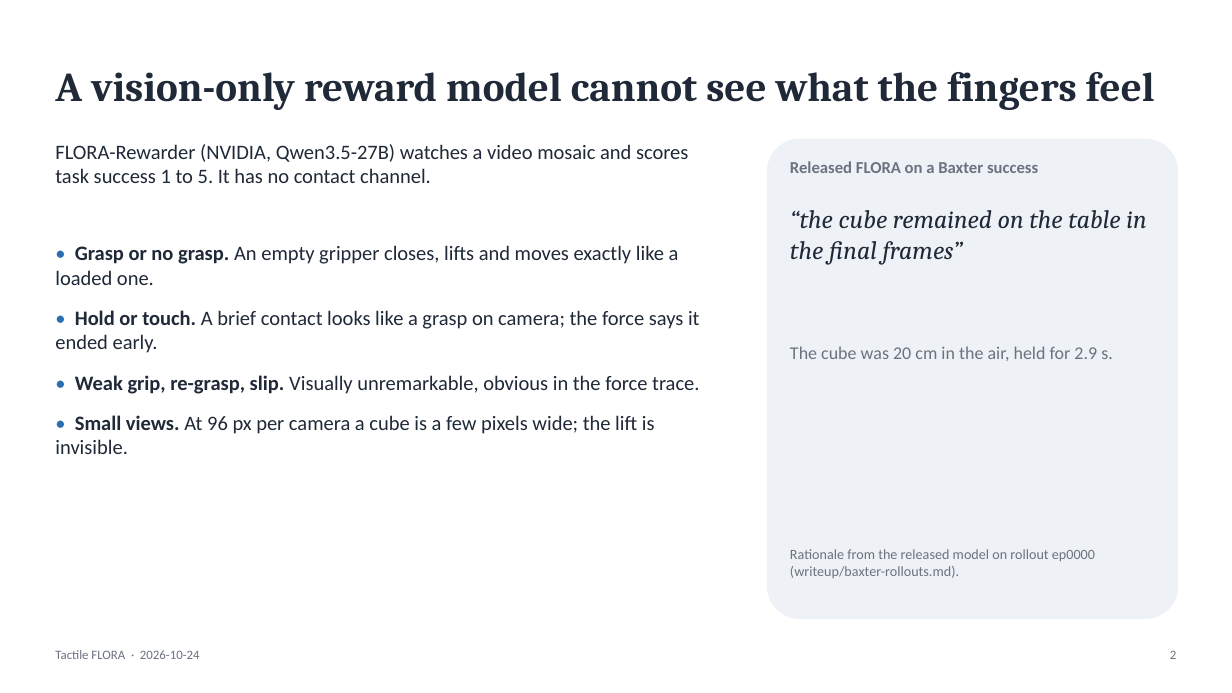
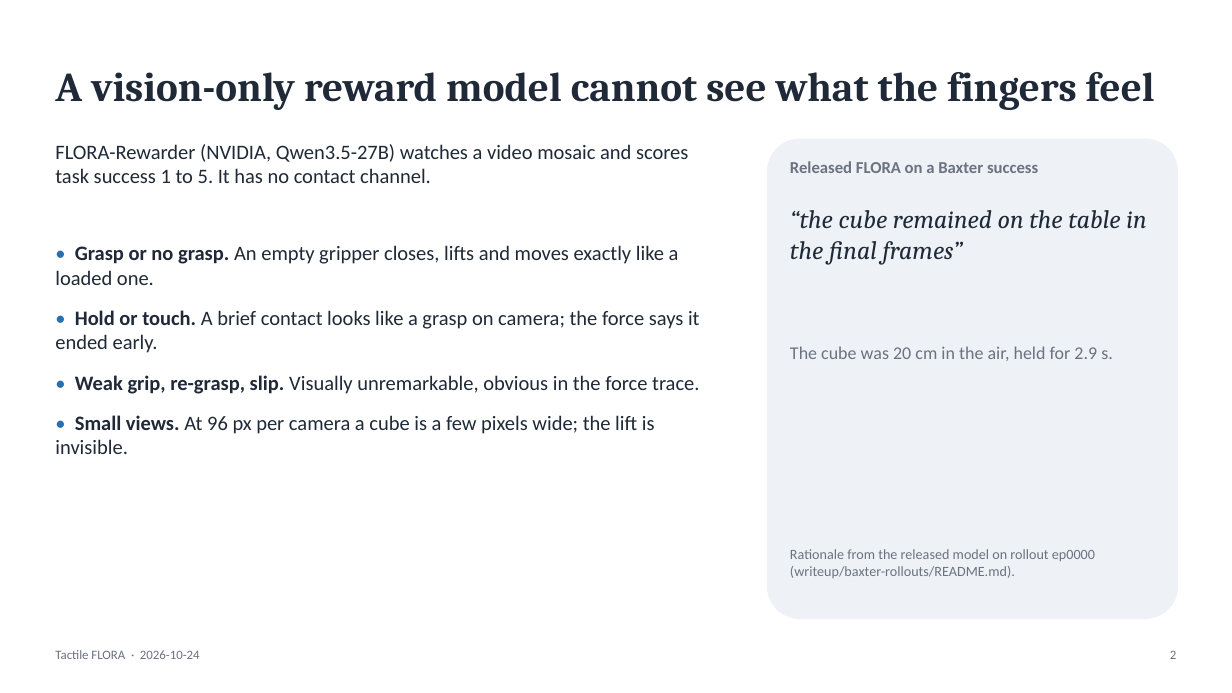
Before and after one commit to ogershony/tactile-flora, a slide deck: slide 2 of writeup/slides/tactile-flora.pptx. Drawn at 1232x693 pixels with LibreOffice and Linux fonts; fonts in the diff are those of the drawing. Boxes give left, top, right and bottom in pixels: in the first picture for what was removed or moved away, otherwise in the second. Text is boxed around its words. In the diff, an @@ line names an element or a change of style, - is before the commit and + after.

```diff
--- a/writeup/slides/tactile-flora.pptx
+++ b/writeup/slides/tactile-flora.pptx
@@ text at (790,549,1095,578): text changed @@
-Rationale from the released model on rollout ep0000 (writeup/baxter-rollouts.md).
+Rationale from the released model on rollout ep0000 (writeup/baxter-rollouts/README.md).
```
Also in this commit, not shown: 5 other slides changed, 10 other files.
